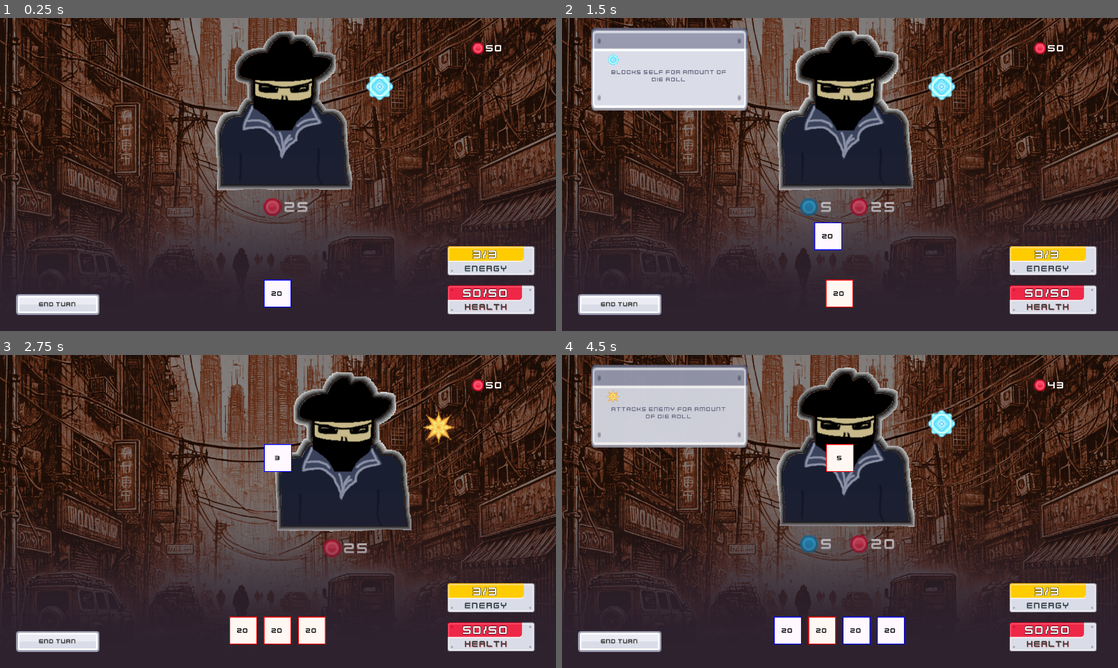
Above: before the commit, frames 1-4 (two rows, left to right).
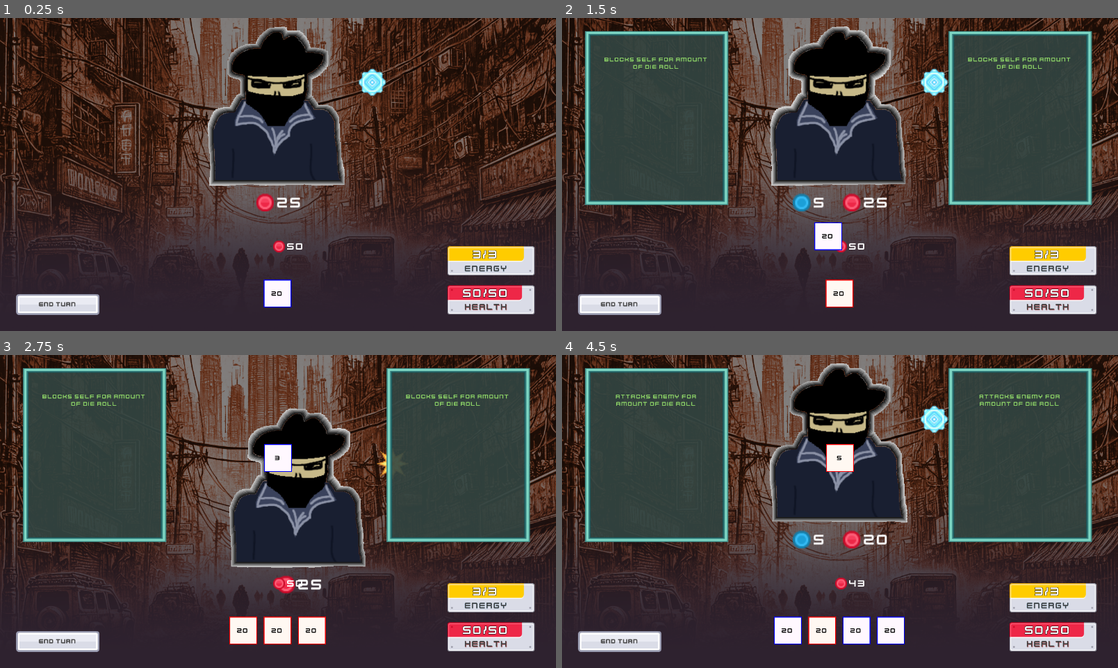
Above: after the commit, the same moments.

Repository: platopixel/d20
Game: Godot game, scene res://scenes/main.tscn
Same seed, same stepped clock (60 frames per second), same inputs: the game is played once before the commit and once after it.
Inputs (mouse positions are in pixels of both pictures, inside the frame that each line leads up to):
- Up to frame 1 (0.25 s): no input
- Up to frame 2 (1.5 s): click "END TURN" at 0.5 s; drag from (823, 293) to (840, 121) at 1.27 s
- Up to frame 3 (2.75 s): click "END TURN" at 2 s
- Up to frame 4 (4.5 s): drag from (806, 630) to (840, 458) at 2.77 s; click "END TURN" at 3.5 s; tap Enter at 4.25 s; move the mouse to (840, 630) at 4.27 s; press the mouse at (840, 630) at 4.28 s

The runs differ from the first frame. In frame 1, 5.7% of the frame differs, in the area x 37-91%, y 2-75%; in frame 2, 36%; in frame 3, 41%, in the area x 4-96%, y 4-77%; in frame 4, 36%.

Commit message:
update interface panels

Diff:
--- a/scenes/game_table.tscn
+++ b/scenes/game_table.tscn
@@ -31,8 +31,16 @@
 
 [node name="Background" type="Sprite2D" parent="."]
 modulate = Color(0.509286, 0.509286, 0.509286, 1)
+z_index = -1
 texture = ExtResource("3_aoukk")
 centered = false
+
+[node name="UIBackground" type="TextureRect" parent="."]
+z_index = -1
+offset_right = 1280.0
+offset_bottom = 720.0
+mouse_filter = 2
+texture = ExtResource("13_uwq77")
 
 [node name="DieDropArea" type="Area2D" parent="."]
 collision_layer = 2
@@ -43,16 +51,17 @@
 debug_color = Color(0, 0.6, 0.701961, 0.176471)
 
 [node name="EnemyHandler" type="Node2D" parent="."]
+position = Vector2(-23, 2)
 script = ExtResource("4_bvnc7")
 
 [node name="Enemy" parent="EnemyHandler" instance=ExtResource("2_4f4xb")]
-position = Vector2(493, 8)
+position = Vector2(499, -4)
 scale = Vector2(1.5, 1.5)
 stats = ExtResource("5_6fbiy")
 
 [node name="Player" parent="." groups=["player"] instance=ExtResource("7_txw2l")]
 z_index = 2
-position = Vector2(1143, 56)
+position = Vector2(685, 512)
 stats = ExtResource("8_w6sov")
 
 [node name="PlayerHandler" type="Node" parent="." node_paths=PackedStringArray("hand")]
@@ -78,11 +87,17 @@
 alignment = 1
 script = ExtResource("2_cmgux")
 
-[node name="Tooltip" parent="BattleUI" instance=ExtResource("10_s1a8w")]
-offset_left = -573.0
-offset_top = 23.0
-offset_right = -213.0
-offset_bottom = 213.0
+[node name="DiceTooltip" parent="BattleUI" instance=ExtResource("10_s1a8w")]
+offset_left = 250.0
+offset_top = 30.0
+offset_right = 580.0
+offset_bottom = 430.0
+
+[node name="EnemyTooltip" parent="BattleUI" instance=ExtResource("10_s1a8w")]
+offset_left = -587.0
+offset_top = 30.0
+offset_right = -257.0
+offset_bottom = 430.0
 
 [node name="HealthUI" parent="BattleUI" instance=ExtResource("12_12l0y")]
 offset_left = 1030.0
@@ -95,13 +110,6 @@
 offset_top = 525.0
 offset_right = 1231.0
 offset_bottom = 592.0
-
-[node name="TextureRect" type="TextureRect" parent="BattleUI"]
-z_index = -1
-offset_right = 1280.0
-offset_bottom = 720.0
-mouse_filter = 2
-texture = ExtResource("13_uwq77")
 
 [node name="EndTurnButton" type="TextureButton" parent="BattleUI"]
 unique_name_in_owner = true
--- /dev/null
+++ b/scenes/ui/selection_outline.tscn
@@ -0,0 +1,79 @@
+[gd_scene format=3 uid="uid://bv0tu1ee36gp0"]
+
+[node name="SelectionOutline" type="Node2D"]
+
+[node name="Line2D" type="Line2D" parent="."]
+points = PackedVector2Array(-2, 3, -2, 72, -2, 142)
+width = 5.0
+default_color = Color(0.560784, 0.827451, 1, 1)
+joint_mode = 2
+begin_cap_mode = 2
+end_cap_mode = 2
+
+[node name="Line2D2" type="Line2D" parent="."]
+position = Vector2(-5, 0)
+rotation = -1.5706
+points = PackedVector2Array(-2, 3, -2, 72, -2, 142)
+width = 5.0
+default_color = Color(0.560784, 0.827451, 1, 1)
+joint_mode = 2
+begin_cap_mode = 2
+end_cap_mode = 2
+
+[node name="Line2D3" type="Line2D" parent="."]
+position = Vector2(0, 575)
+points = PackedVector2Array(-2, 3, -2, 72, -2, 142)
+width = 5.0
+default_color = Color(0.560784, 0.827451, 1, 1)
+joint_mode = 2
+begin_cap_mode = 2
+end_cap_mode = 2
+
+[node name="Line2D4" type="Line2D" parent="."]
+position = Vector2(-3, 716)
+rotation = -1.5708
+points = PackedVector2Array(-2, 3, -2, 72, -2, 142)
+width = 5.0
+default_color = Color(0.560784, 0.827451, 1, 1)
+joint_mode = 2
+begin_cap_mode = 2
+end_cap_mode = 2
+
+[node name="Line2D5" type="Line2D" parent="."]
+position = Vector2(1280, 0)
+points = PackedVector2Array(-2, 3, -2, 72, -2, 142)
+width = 5.0
+default_color = Color(0.560784, 0.827451, 1, 1)
+joint_mode = 2
+begin_cap_mode = 2
+end_cap_mode = 2
+
+[node name="Line2D6" type="Line2D" parent="."]
+position = Vector2(1280, 5)
+rotation = 1.5708
+points = PackedVector2Array(-2, 3, -2, 72, -2, 142)
+width = 5.0
+default_color = Color(0.560784, 0.827451, 1, 1)
+joint_mode = 2
+begin_cap_mode = 2
+end_cap_mode = 2
+
+[node name="Line2D7" type="Line2D" parent="."]
+position = Vector2(1280, 720)
+rotation = -3.14159
+points = PackedVector2Array(-2, 3, -2, 72, -2, 142)
+width = 5.0
+default_color = Color(0.560784, 0.827451, 1, 1)
+joint_mode = 2
+begin_cap_mode = 2
+end_cap_mode = 2
+
+[node name="Line2D8" type="Line2D" parent="."]
+position = Vector2(1285, 720)
+rotation = 1.5708
+points = PackedVector2Array(-2, 3, -2, 72, -2, 142)
+width = 5.0
+default_color = Color(0.560784, 0.827451, 1, 1)
+joint_mode = 2
+begin_cap_mode = 2
+end_cap_mode = 2
--- a/scenes/ui/tooltip.gd
+++ b/scenes/ui/tooltip.gd
@@ -4,6 +4,7 @@
 
 @onready var tooltip_icon: TextureRect = %TooltipIcon
 @onready var tooltip_text_label: RichTextLabel = %TooltipText
+@onready var timer: Timer = $Timer
 
 var tween: Tween
 var is_visible: bool = false
@@ -14,6 +15,17 @@
 	Events.tooltip_hide_requested.connect(hide_tooltip)
 	modulate = Color.TRANSPARENT
 	hide()
+	timer.start(randf_range(0.5, 1.0))
+	timer.timeout.connect(_on_timer)
+
+
+func _on_timer() -> void:
+	if tween:
+		tween.kill()
+
+	tween = create_tween().set_ease(Tween.EASE_OUT).set_trans(Tween.TRANS_CUBIC)
+	tween.tween_callback(show)
+	tween.tween_property(self, "modulate", Color.WHITE, fade_seconds)
 
 
 func show_tooltip(icon: Texture, text: String) -> void:
@@ -29,11 +41,12 @@
 
 
 func hide_tooltip() -> void:
-	is_visible = false
-	if tween:
-		tween.kill()
+	pass
+	# is_visible = false
+	# if tween:
+	# 	tween.kill()
 
-	get_tree().create_timer(fade_seconds, false).timeout.connect(hide_animation)
+	# get_tree().create_timer(fade_seconds, false).timeout.connect(hide_animation)
 
 
 func hide_animation() -> void:
--- a/scenes/ui/tooltip.tscn
+++ b/scenes/ui/tooltip.tscn
@@ -2,7 +2,7 @@
 
 [ext_resource type="Theme" uid="uid://d3nt4vpn2j01h" path="res://main_theme.tres" id="1_5w7cy"]
 [ext_resource type="Script" path="res://scenes/ui/tooltip.gd" id="2_m1x4p"]
-[ext_resource type="Texture2D" uid="uid://dw3it0krwlyo" path="res://assets/panel_rectangle.png" id="3_d7dhi"]
+[ext_resource type="Texture2D" uid="uid://jxi83ayxvohl" path="res://assets/interface-panel.png" id="3_jpy45"]
 [ext_resource type="Texture2D" uid="uid://cfvxefgab4wck" path="res://assets/yellow_square.png" id="4_vudef"]
 
 [node name="Tooltip" type="PanelContainer"]
@@ -18,8 +18,8 @@
 
 [node name="TextureRect" type="TextureRect" parent="."]
 layout_mode = 2
-texture = ExtResource("3_d7dhi")
-expand_mode = 2
+texture = ExtResource("3_jpy45")
+expand_mode = 1
 
 [node name="MarginContainer" type="MarginContainer" parent="."]
 layout_mode = 2
@@ -33,6 +33,7 @@
 
 [node name="TooltipIcon" type="TextureRect" parent="MarginContainer/VBoxContainer"]
 unique_name_in_owner = true
+visible = false
 custom_minimum_size = Vector2(32, 32)
 layout_mode = 2
 size_flags_horizontal = 0
@@ -44,7 +45,10 @@
 unique_name_in_owner = true
 layout_mode = 2
 size_flags_vertical = 3
-theme_override_colors/default_color = Color(0.4, 0.407843, 0.501961, 1)
+theme_override_colors/default_color = Color(0.568627, 0.858824, 0.411765, 1)
 bbcode_enabled = true
 text = "Tooltip description is very
 Tooltip description"
+
+[node name="Timer" type="Timer" parent="."]
+one_shot = true
Binary file added: assets/interface-panel.png
Not shown, added: assets/interface-panel.png.import
